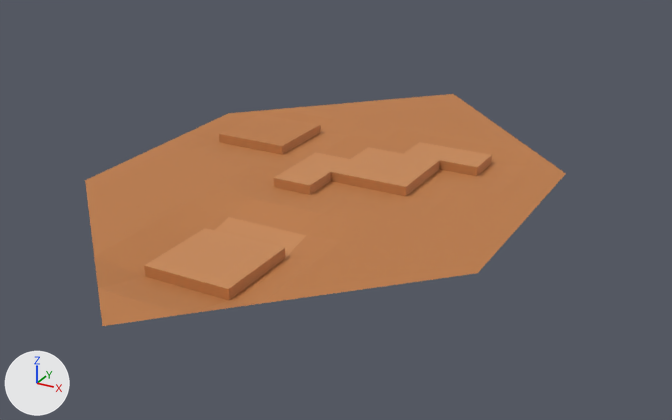
What one commit did to the FBX model core/src/main/resources/desert.fbx.
Rendered twice from a camera (50 mm lens) standing at (0.0001292, -0.0002285, 0.0001044) and looking at (0.0000043, -0.0000014, -0.0000092). The axes (+X, +Y, +Z) are drawn at lower left. The lights are the same throughout.
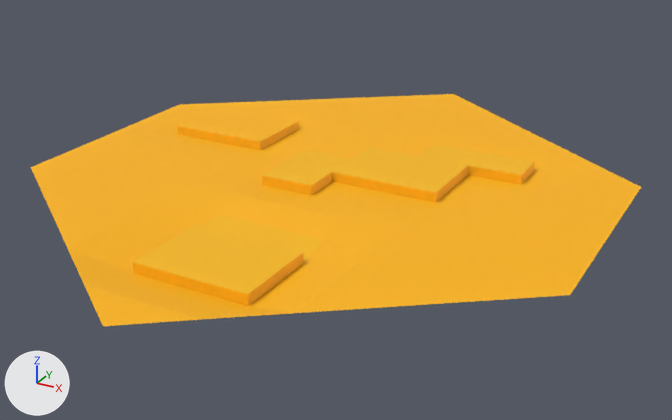
What the commit changed:
Material 'Shade' (mat_shade) changes colour from orange #be7c47 to yellow #ffb600; in linear values from (0.517, 0.201, 0.0633) to (1.0, 0.47, 0.0).
Material 'Material.001' (mat_material_001) changes colour from orange #ca8a58 to yellow #fabb0e; in linear values from (0.593, 0.256, 0.0969) to (0.955, 0.494, 0.00448).
Object 'Plane' (ob_plane) is rescaled from (0.0001, 0.0001, 0.0001) to (0.000136, 0.0001, 0.0001).

Where the change shows, as pixel boxes (x1, y1, x2, y2) in the pictures (672 x 420 px):
'Plane', recoloured, rescaled (27% wider)
    before: (85, 94, 566, 326)
    after: (31, 94, 641, 326)
